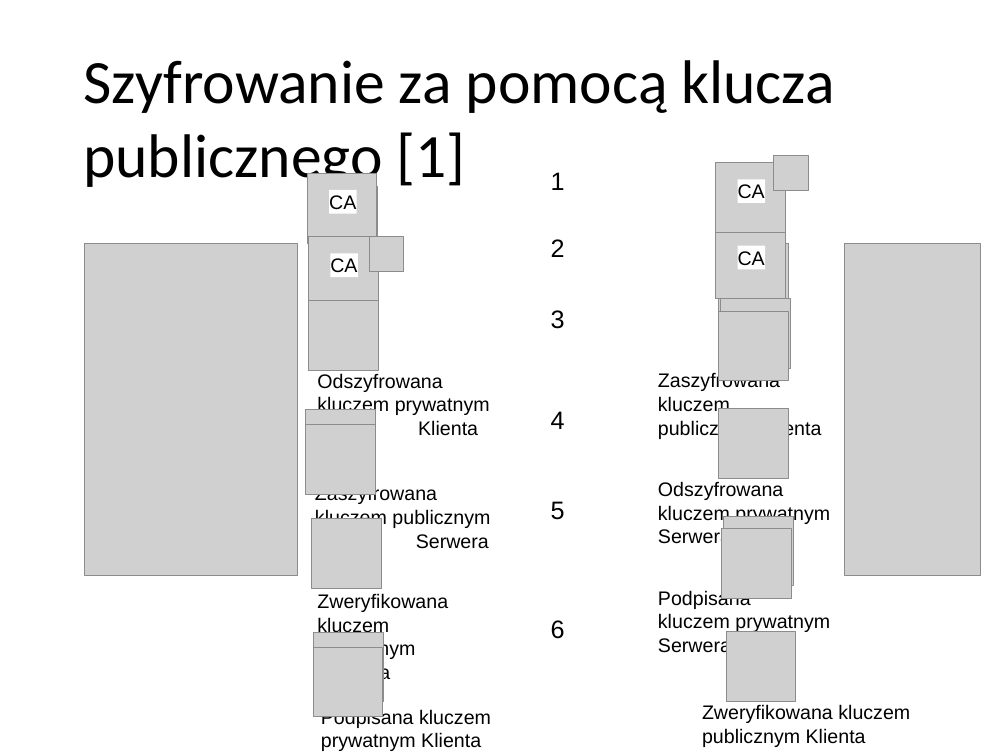
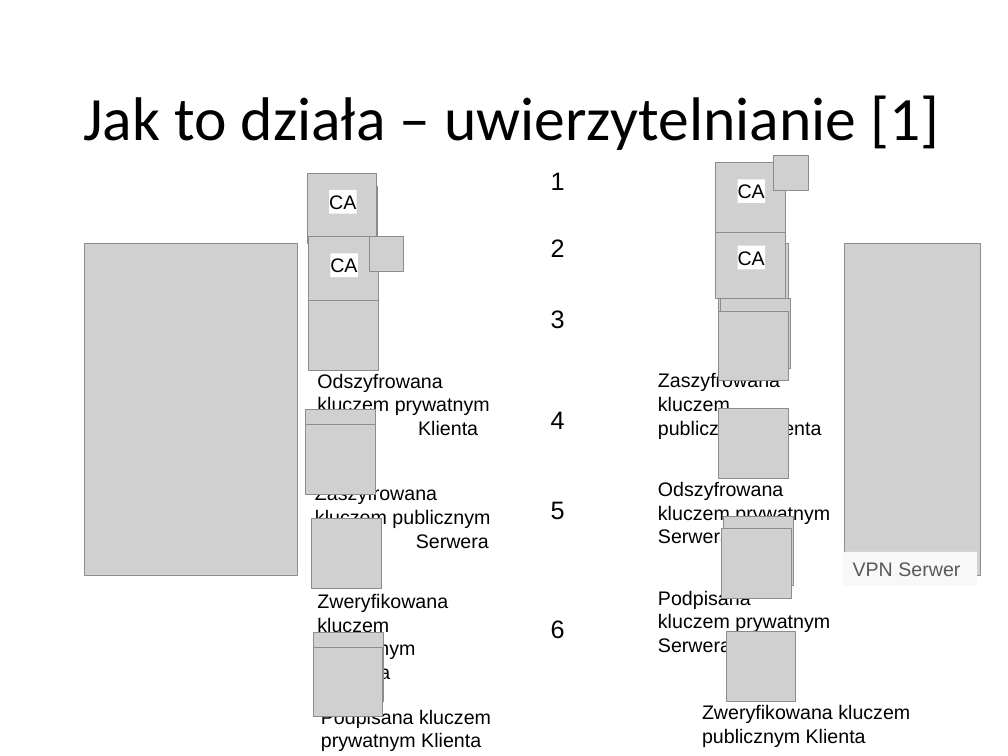
Before and after one commit to pwr227078/Reports, a slide deck: slide 4 of VPN/VPN.pptx. Drawn at 1008x756 pixels with LibreOffice and Linux fonts; fonts in the diff are those of the drawing; grey boxes stand for pictures; background and template pictures are left out. Boxes give left, top, right and bottom in pixels: in the first picture for what was removed or moved away, otherwise in the second. Text is boxed around its words. In the diff, an @@ line names an element or a change of style, - is before the commit and + after.

```diff
--- a/VPN/VPN.pptx
+++ b/VPN/VPN.pptx
@@ text at [83, 95, 939, 150]: text changed @@
-Szyfrowanie za pomocą klucza publicznego [1]
+Jak to działa – uwierzytelnianie [1]
@@ rectangle added at [843, 552, 978, 587], fill #F8F8F8, 14 pt, text #595959 @@
+VPN Serwer
```
Also in this commit, not shown: 10 other slides changed, 1 slide added, 1 slide removed.
